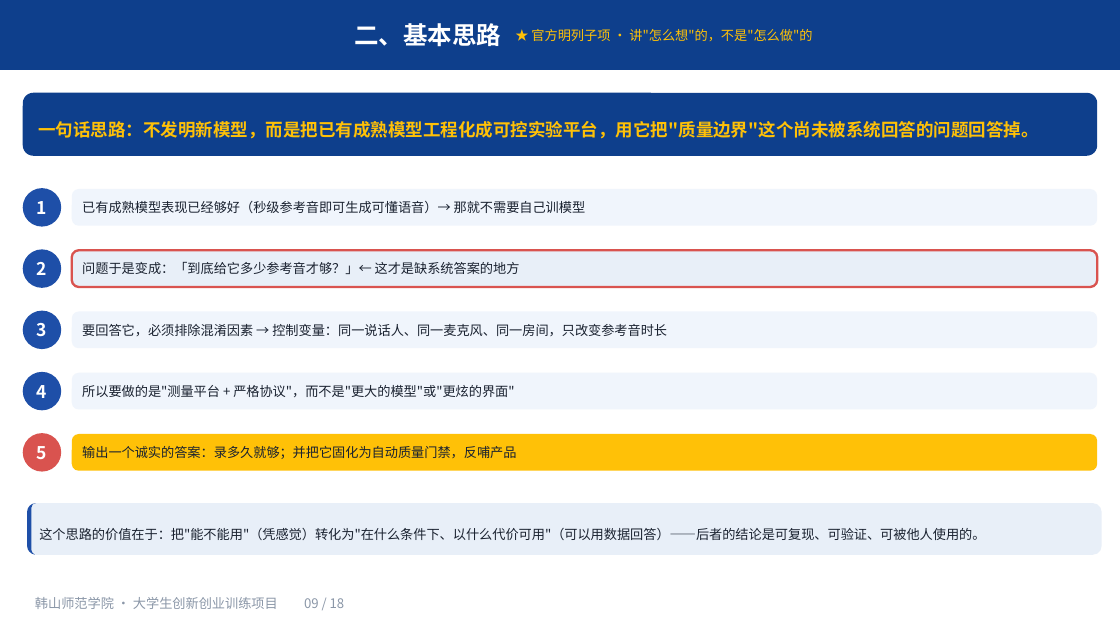
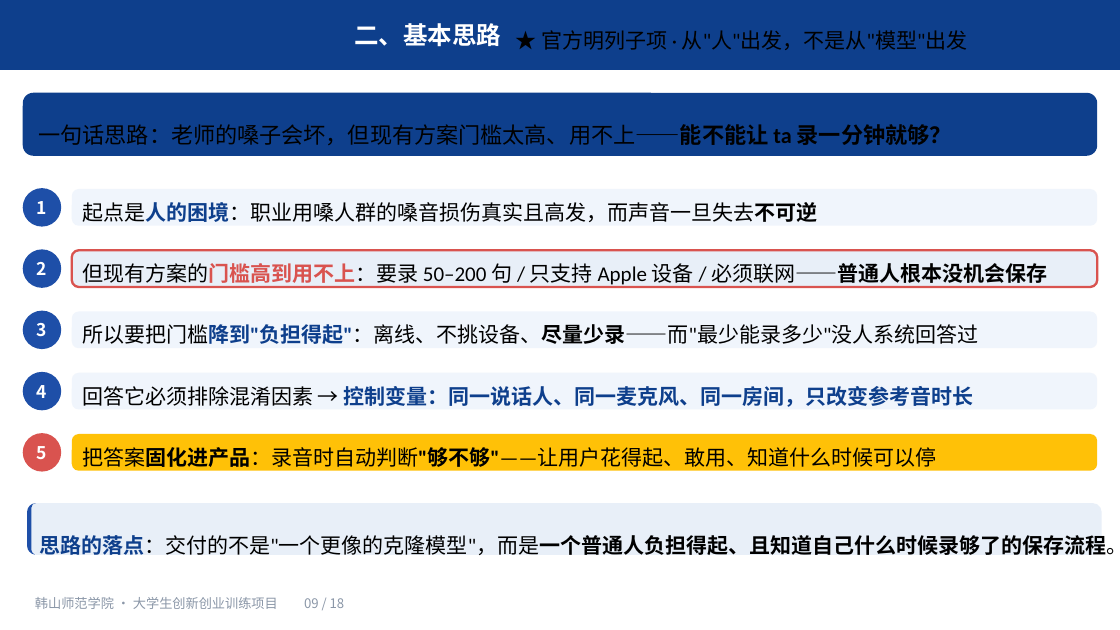
Before and after one commit to mouxu66/voice-morph, a slide deck: slide 9 of docs/大创申报-2026-10/大创申报PPT.pptx. Drawn at 1120x630 pixels with LibreOffice and Linux fonts; fonts in the diff are those of the drawing. Boxes give left, top, right and bottom in pixels: in the first picture for what was removed or moved away, otherwise in the second. Text is boxed around its words. In the diff, an @@ line names an element or a change of style, - is before the commit and + after.

Commit message:
docs(dachuang): 基本思路页改从「人」出发，不再从「模型」出发
- P9 原页起点是技术（不发明新模型→工程化平台→控制变量），与「关注对象即创新」
  的定位相悖。用户指出「基本思路好像不是关于保护人家嗓子的问题」
- 改为五步、起点是人：
  ① 起点是人的困境（声音一旦失去不可逆）
  ② 但现有方案门槛高到用不上（50-200句 / 仅 Apple / 必须联网）
  ③ 所以要把门槛降到「负担得起」（离线、不挑设备、尽量少录）
  ④ 回答它必须排除混淆因素（控制变量）
  ⑤ 把答案固化进产品（录音时自动判断够不够）
- 落点改为：交付的不是「一个更像的克隆模型」，而是「一个普通人负担得起、
  且知道自己什么时候录够了的保存流程」
- 副标题改为「从人出发，不是从模型出发」
- 修顶部「一句话思路」超框：精简文案 + 显式设 19pt（原 font.size 为 None 继承 20pt）
- 同步 slides_v2/09.slide 源文件

待办：P13「已有成果」需改为功能截图展示（数字在 P6/P8/P13 已重复三次），待用户提供截图

```diff
--- a/docs/大创申报-2026-10/大创申报PPT.pptx
+++ b/docs/大创申报-2026-10/大创申报PPT.pptx
@@ text at [541, 30, 968, 50]: text changed; size 11.2 to 18 pt; font Noto Sans CJK SC to Calibri; text colour #FFC107 to #000000 @@
-★ 官方明列子项 · 讲"怎么想"的，不是"怎么做"的
+★ 官方明列子项 · 从"人"出发，不是从"模型"出发
@@ text at [38, 124, 952, 145]: text changed; size 15 to 19 pt; font Noto Sans CJK SC to Calibri; text colour #FFC107 to #000000; bold off @@
-一句话思路：不发明新模型，而是把已有成熟模型工程化成可控实验平台，用它把"质量边界"这个尚未被系统回答的问题回答掉。
+一句话思路：老师的嗓子会坏，但现有方案门槛太高、用不上——能不能让 ta 录一分钟就够？
@@ text at [82, 202, 817, 222]: text changed; size 11.2 to 18 pt; font Noto Sans CJK SC to Calibri; text colour #1A2230 to #000000 @@
-已有成熟模型表现已经够好（秒级参考音即可生成可懂语音）→ 那就不需要自己训模型
+起点是人的困境：职业用嗓人群的嗓音损伤真实且高发，而声音一旦失去不可逆
@@ text at [82, 263, 1047, 288]: text changed; size 11.2 to 18 pt; font Noto Sans CJK SC to Calibri; text colour #1A2230 to #000000 @@
-问题于是变成：「到底给它多少参考音才够？」← 这才是缺系统答案的地方
+但现有方案的门槛高到用不上：要录 50–200 句 / 只支持 Apple 设备 / 必须联网——普通人根本没机会保存
@@ text added at [82, 324, 978, 344], 18 pt, text #000000 @@
+所以要把门槛降到"负担得起"：离线、不挑设备、尽量少录——而"最少能录多少"没人系统回答过
@@ text at [82, 386, 974, 407]: text changed; size 11.2 to 18 pt; font Noto Sans CJK SC to Calibri; text colour #1A2230 to #0E3F8C; bold on @@
-要回答它，必须排除混淆因素 → 控制变量：同一说话人、同一麦克风、同一房间，只改变参考音时长
+回答它必须排除混淆因素 → 控制变量：同一说话人、同一麦克风、同一房间，只改变参考音时长
@@ text removed at [82, 385, 514, 397] @@
-所以要做的是"测量平台 + 严格协议"，而不是"更大的模型"或"更炫的界面"
@@ text at [82, 447, 936, 467]: text changed; size 11.2 to 18 pt; font Noto Sans CJK SC to Calibri; text colour #1A2230 to #000000 @@
-输出一个诚实的答案：录多久就够；并把它固化为自动质量门禁，反哺产品
+把答案固化进产品：录音时自动判断"够不够"——让用户花得起、敢用、知道什么时候可以停
@@ text at [39, 535, 1120, 555]: text changed; size 11.2 to 18 pt; font Noto Sans CJK SC to Calibri; text colour #1A2230 to #000000; bold on @@
-这个思路的价值在于：把"能不能用"（凭感觉）转化为"在什么条件下、以什么代价可用"（可以用数据回答）——后者的结论是可复现、可验证、可被他人使用的。
+思路的落点：交付的不是"一个更像的克隆模型"，而是一个普通人负担得起、且知道自己什么时候录够了的保存流程。
```
Also in this commit, not shown: 1 other file.
